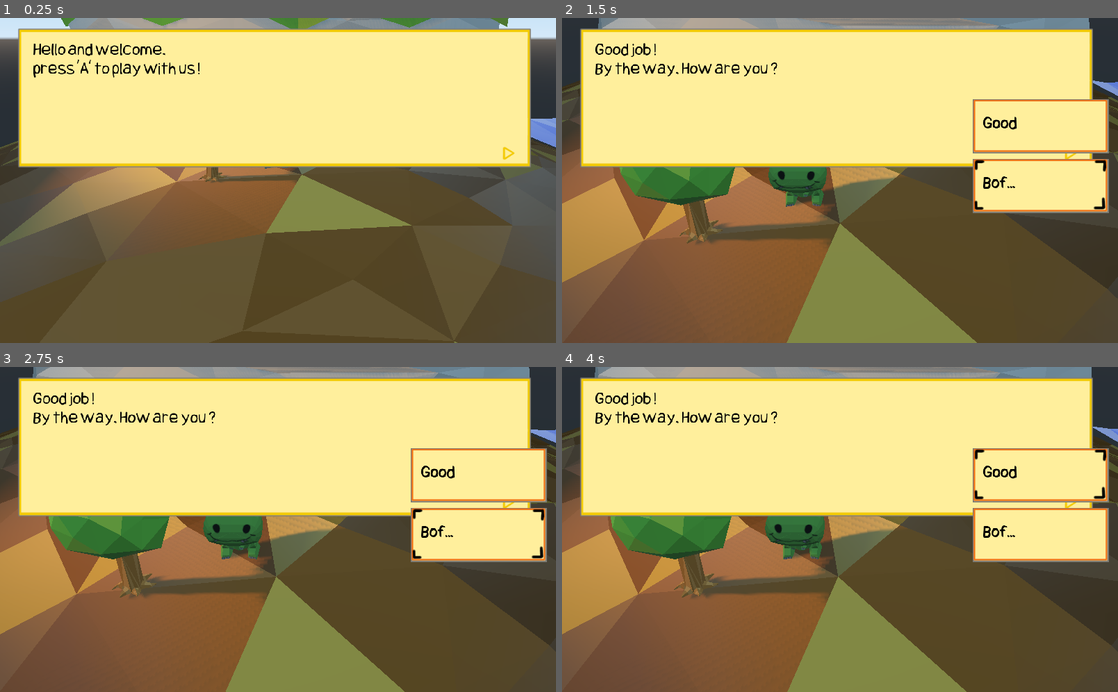
Above: before the commit, frames 1-4 (two rows, left to right).
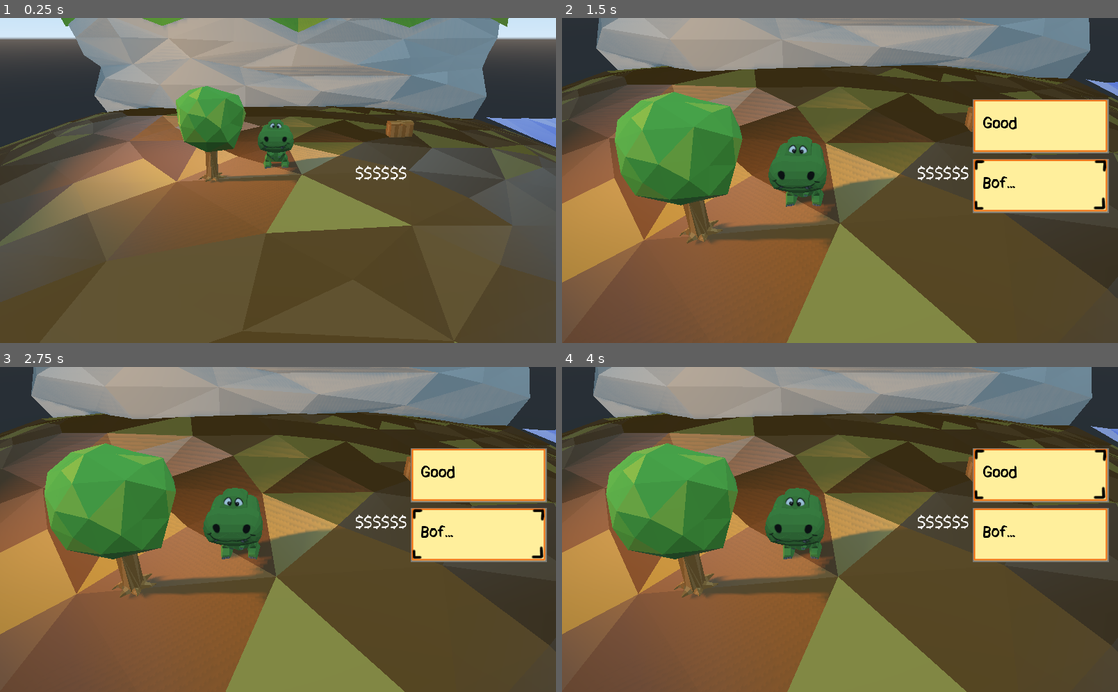
Above: after the commit, the same moments.

Repository: pisgah-fogel/SmallWorld3D
Game: Godot game, scene res://TestScene.tscn
Two runs of this game, one before a commit and one after it. Both use one fixed random seed, a clock stepped at 60 frames per second and the inputs below.
Inputs:
- Up to frame 1 (0.25 s): no input
- Up to frame 2 (1.5 s): tap A at 0.5 s; hold Right (ui_right) 0.53-1.28 s; hold Down (ui_down) from 1.28 s (still down)
- Up to frame 3 (2.75 s): release Down (ui_down) at 2.03 s; hold Right (ui_right) from 2.03 s (still down)
- Up to frame 4 (4 s): release Right (ui_right) at 2.78 s; hold Up (ui_up) 2.78-3.53 s; hold Left (ui_left) from 3.53 s (still down)

The runs differ from the first frame. In frame 1, 39% of the frame differs, in the area x 3-96%, y 3-50%; in frame 2, 35%; in frame 3, 35%; in frame 4, 35%.

Commit message:
WIP Inventory + UI Graphics

Diff:
--- a/TestScene.tscn
+++ b/TestScene.tscn
@@ -228,6 +228,7 @@
 script = ExtResource( 12 )
 
 [node name="Control" type="Control" parent="Dialogs"]
+visible = false
 margin_right = 40.0
 margin_bottom = 40.0
 __meta__ = {
@@ -249,6 +250,36 @@
 __meta__ = {
 "_edit_use_anchors_": false
 }
+
+[node name="Inventory" type="CanvasLayer" parent="."]
+
+[node name="Control" type="Control" parent="Inventory"]
+margin_right = 40.0
+margin_bottom = 40.0
+__meta__ = {
+"_edit_use_anchors_": false
+}
+
+[node name="Background" type="TileMap" parent="Inventory/Control"]
+format = 1
+
+[node name="Items" type="TileMap" parent="Inventory/Control"]
+format = 1
+
+[node name="DraggedItem" type="Sprite" parent="Inventory/Control"]
+
+[node name="MoneyLabel" type="Label" parent="Inventory/Control"]
+margin_left = 654.064
+margin_top = 268.761
+margin_right = 750.064
+margin_bottom = 302.761
+custom_fonts/font = ExtResource( 11 )
+text = "$$$$$$"
+__meta__ = {
+"_edit_use_anchors_": false
+}
+
+[node name="MoneyLogo" type="Sprite" parent="Inventory/Control"]
 [connection signal="timeout" from="Character/Timer" to="Character" method="_on_Timer_timeout"]
 [connection signal="body_entered" from="StaticChest/Area" to="StaticChest" method="_on_Area_body_entered"]
 
Binary file added: gfx/controls.png
Binary file added: gfx/hand_close.png
Binary file added: gfx/hand_open.png
Binary file added: gfx/icons.png
Binary file added: gfx/ui.png
Not shown, added: gfx/controls.kra
Not shown, added: gfx/ui.kra
